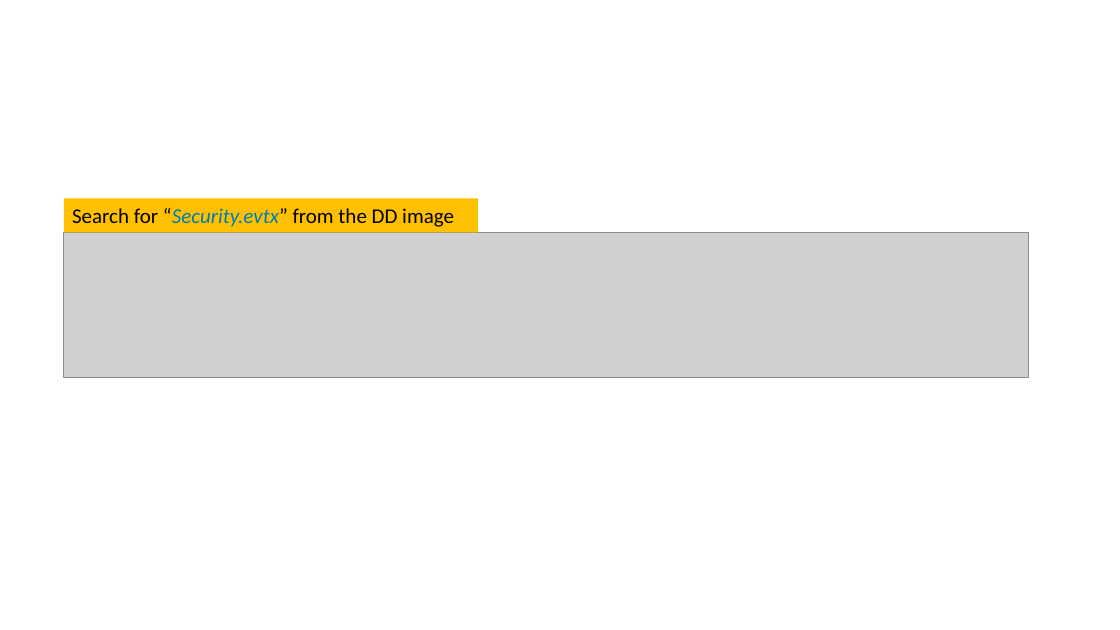
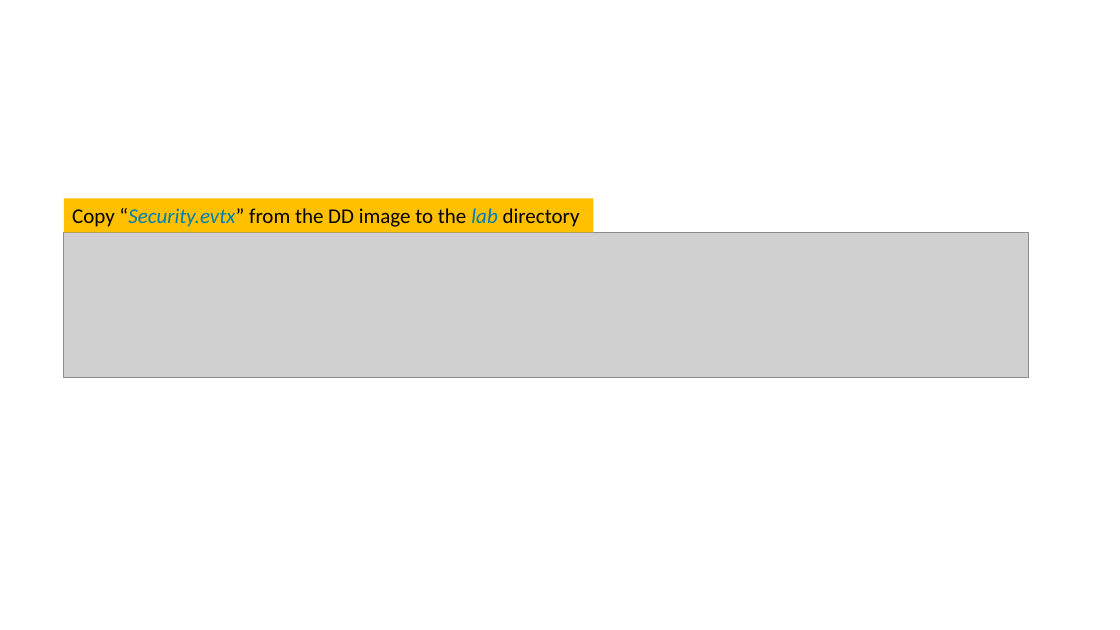
Before and after one commit to frankwxu/digital-forensics-lab, a slide deck: slide 34 of NIST_Data_Leakage_Case/NIST_Data_Leakage_00_Env_Setting.pptx (slide 33 before the commit). Drawn at 1120x630 pixels with LibreOffice and Linux fonts; fonts in the diff are those of the drawing; grey boxes stand for pictures; background and template pictures are left out. Boxes give left, top, right and bottom in pixels: in the first picture for what was removed or moved away, otherwise in the second. Text is boxed around its words. In the diff, an @@ line names an element or a change of style, - is before the commit and + after.

```diff
--- a/NIST_Data_Leakage_Case/NIST_Data_Leakage_00_Env_Setting.pptx
+++ b/NIST_Data_Leakage_Case/NIST_Data_Leakage_00_Env_Setting.pptx
@@ rectangle "Copy “Security.evtx” from the DD ..." resized from (x1=64, y1=198, x2=478, y2=232) to (x1=64, y1=198, x2=594, y2=232) @@
@@ text in rectangle at (x1=72, y1=208, x2=580, y2=227): text changed @@
-Search for “Security.evtx” from the DD image
+Copy “Security.evtx” from the DD image to the lab directory
```
Also in this commit, not shown: 11 other slides changed, 1 slide added, 10 other files.
